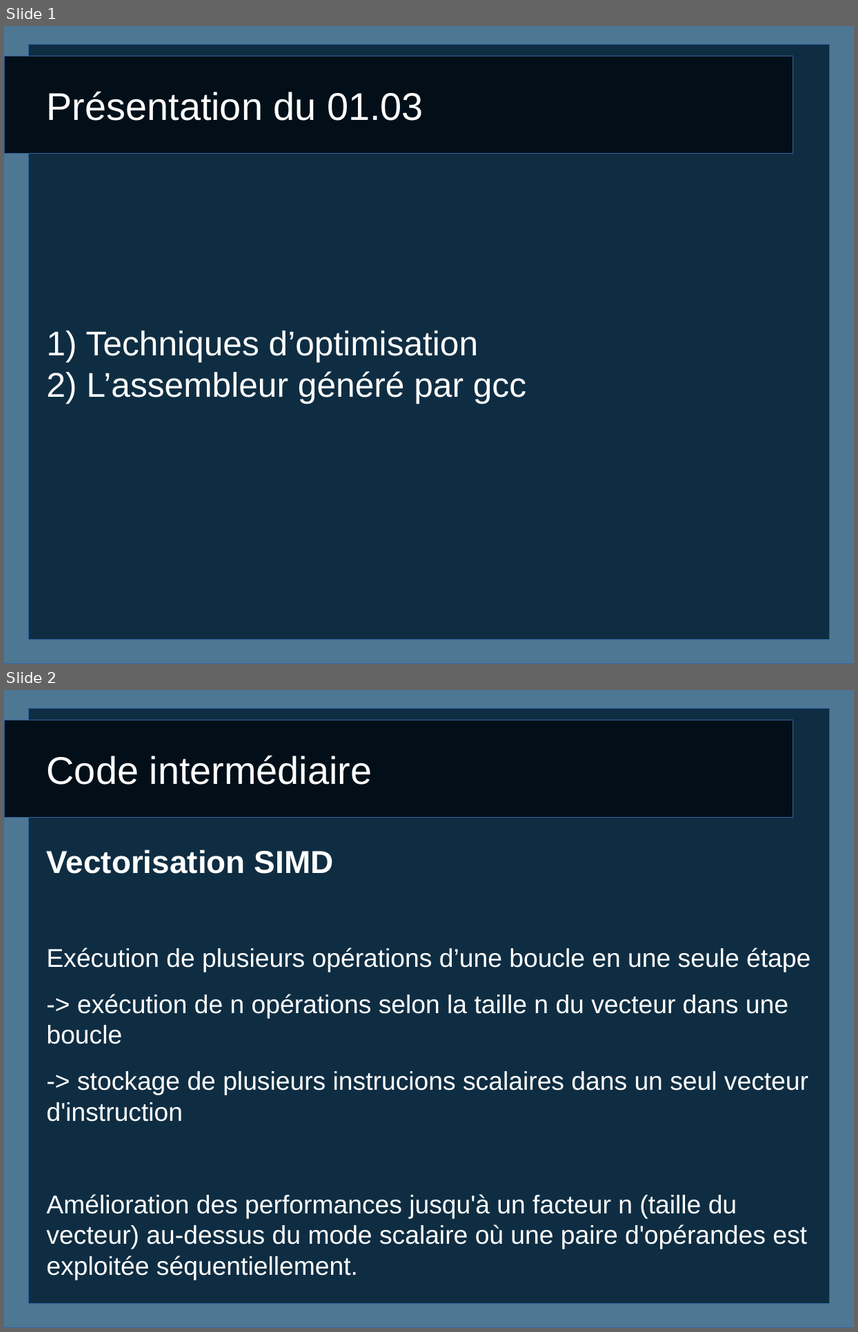
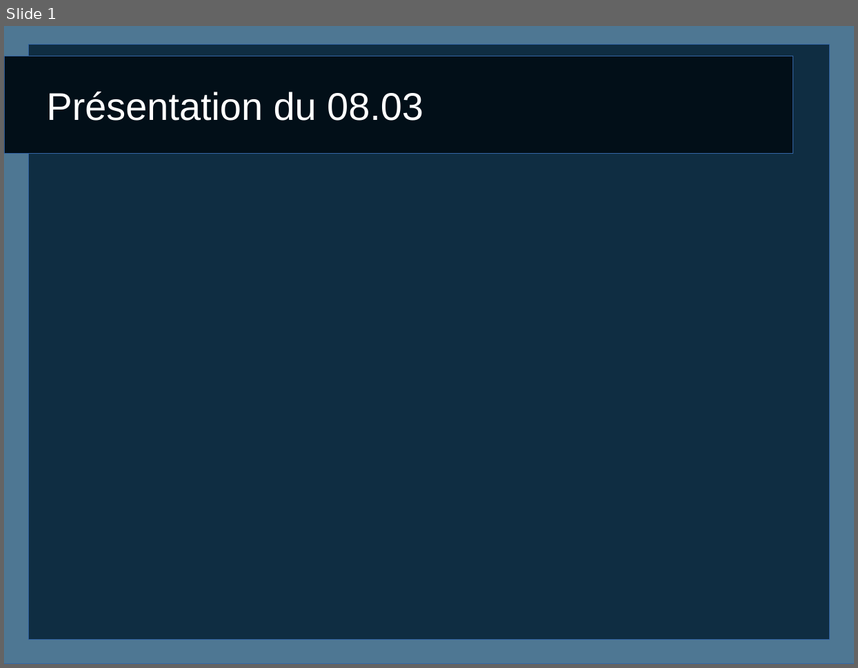
Before and after one commit to caswitch/recherche-et-doc-s4, a slide deck: Diapo3.odp. Shown one above the other, each under a label of ours: slides 1 and 2 before the commit, slide 1 after it. The pictures are 858x1332 and 858x668 pixels, drawn with LibreOffice and Linux fonts; fonts in the diff are those of the drawing. Boxes give left, top, right and bottom in pixels: in the first picture for what was removed or moved away, otherwise in the second. Text is boxed around its words. In the diff, an @@ line names an element or a change of style, - is before the commit and + after.

```diff
--- a/Diapo3.odp
+++ b/Diapo3.odp
@@ slide 2 removed at bbox=[4, 690, 854, 1328], background #FFFFFF; not listed: 3 template elements that a slide beside it also shows @@
@@ title removed at bbox=[47, 756, 372, 785] @@
-Code intermédiaire
@@ text removed at bbox=[47, 849, 811, 1280] @@
-Vectorisation SIMD
-Exécution de plusieurs opérations d’une boucle en une seule étape
--> exécution de n opérations selon la taille n du vecteur dans une boucle
--> stockage de plusieurs instrucions scalaires dans un seul vecteur d'instruction
-Amélioration des performances jusqu'à un facteur n (taille du vecteur) au-dessus du mode scalaire où une paire d'opérandes est exploitée séquentiellement.
@@ slide 1 changed as well @@
@@ title at bbox=[47, 92, 424, 121]: text changed @@
-Présentation du 01.03
+Présentation du 08.03
@@ subtitle removed at bbox=[86, 330, 526, 403] @@
-1) Techniques d’optimisation
-2) L’assembleur généré par gcc
```
Also in this commit, not shown: 2 slides added, 6 other slides removed.
